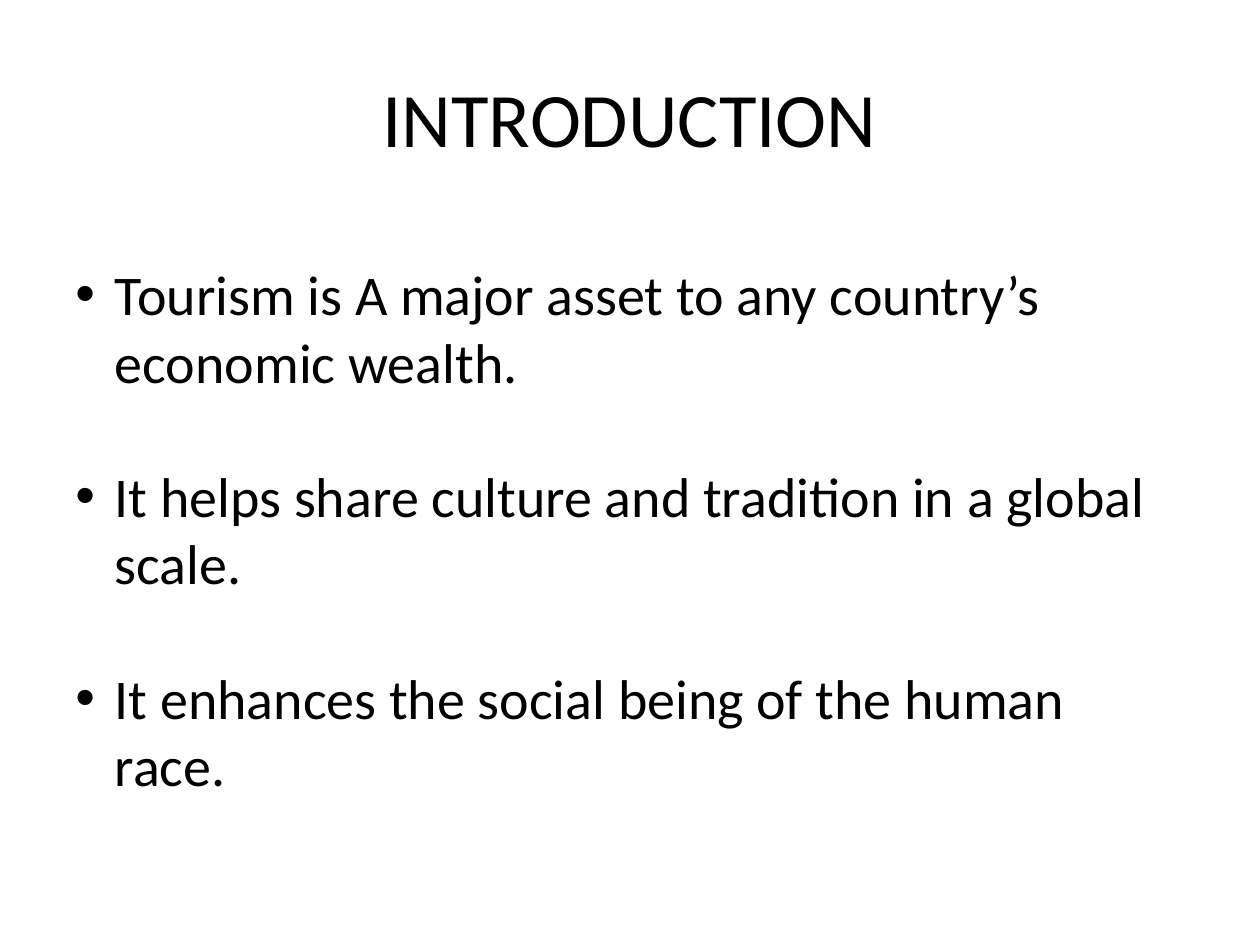
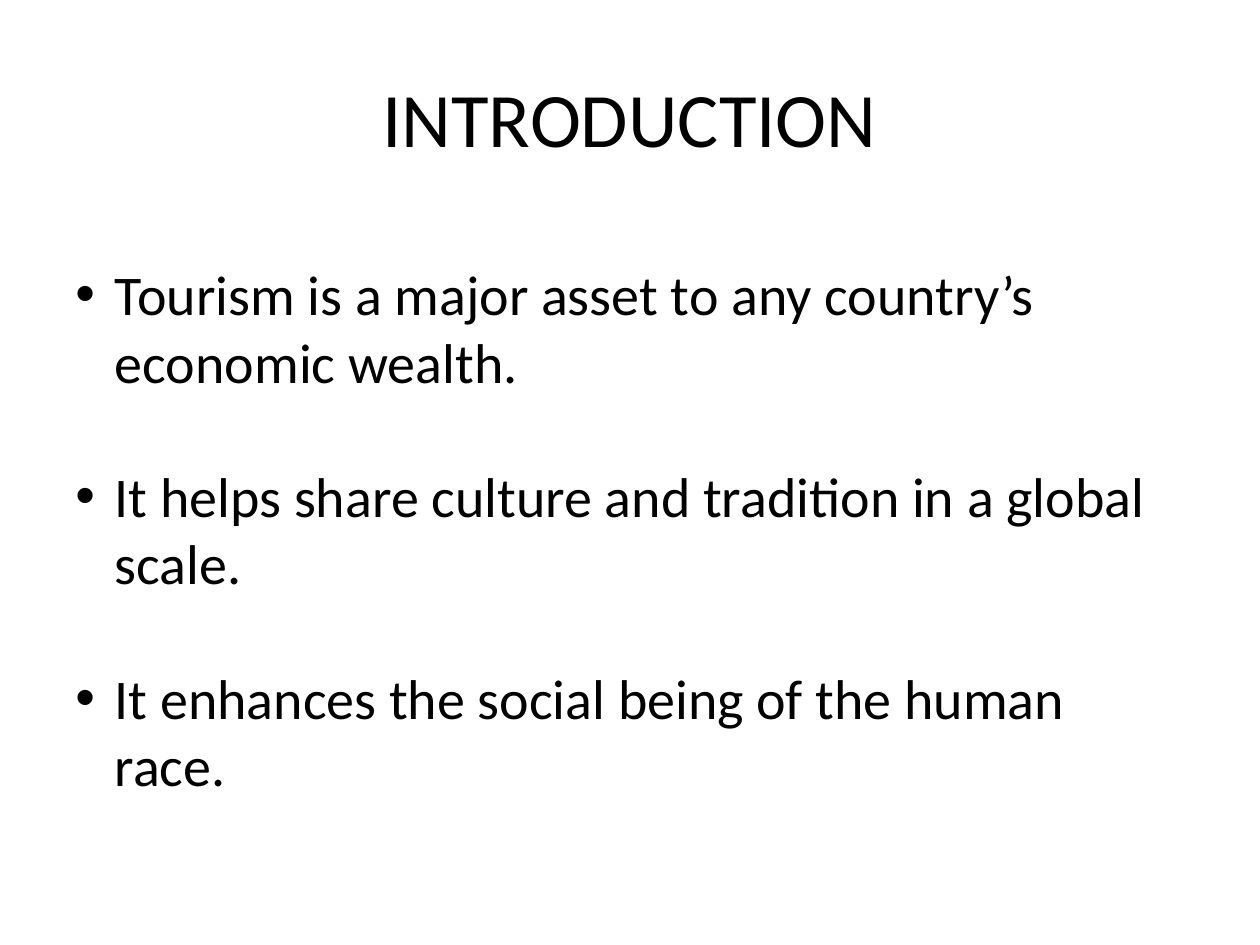
Before and after one commit to alenthomas/phaseOne, a slide deck: slide 2 of Silde/Group 4.pptx. Drawn at 1260x945 pixels with LibreOffice and Linux fonts; fonts in the diff are those of the drawing. Boxes give left, top, right and bottom in pixels: in the first picture for what was removed or moved away, otherwise in the second. Text is boxed around its words. In the diff, an @@ line names an element or a change of style, - is before the commit and + after.

Commit message:
update slide with bullet & update roughReport

```diff
--- a/Silde/Group 4.pptx
+++ b/Silde/Group 4.pptx
@@ text at [115,275,1033,384]: text changed @@
-• Tourism is A major asset to any country’s economic wealth.
+• Tourism is a major asset to any country’s economic wealth.
```
Also in this commit, not shown: 5 other files.
